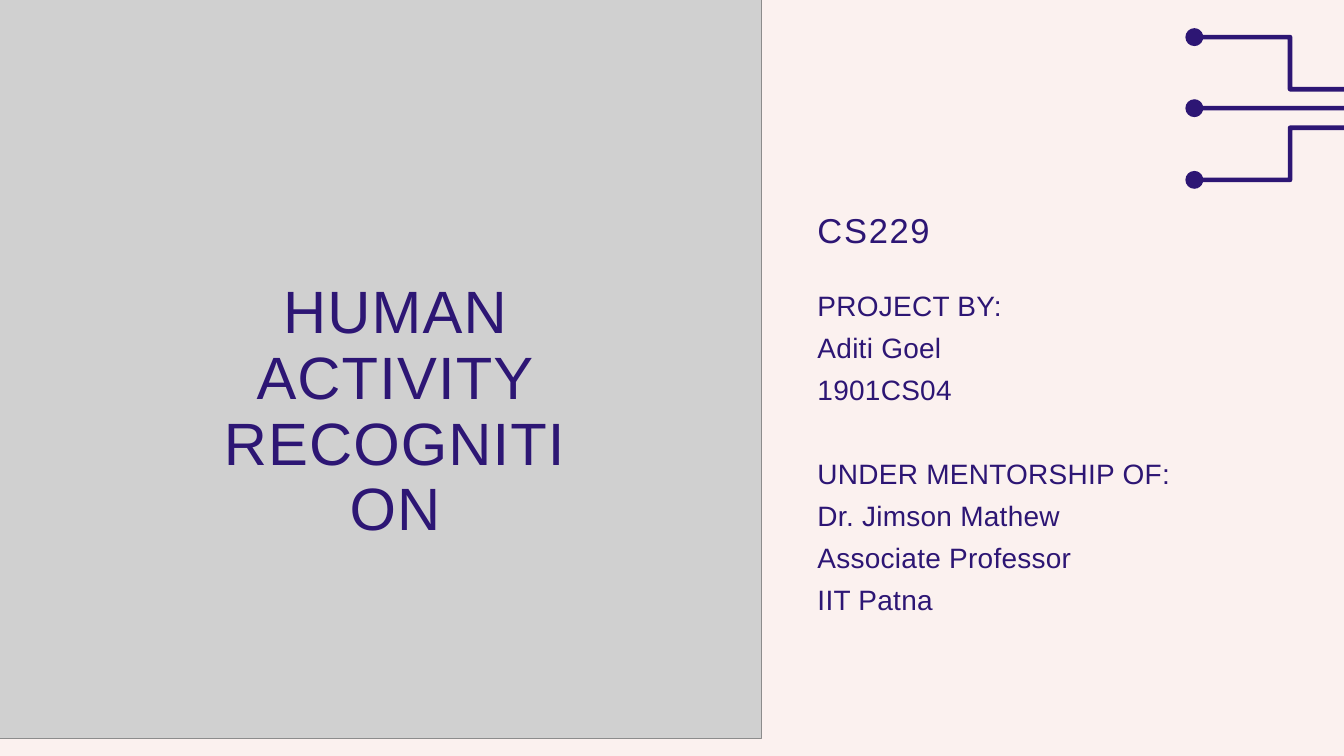
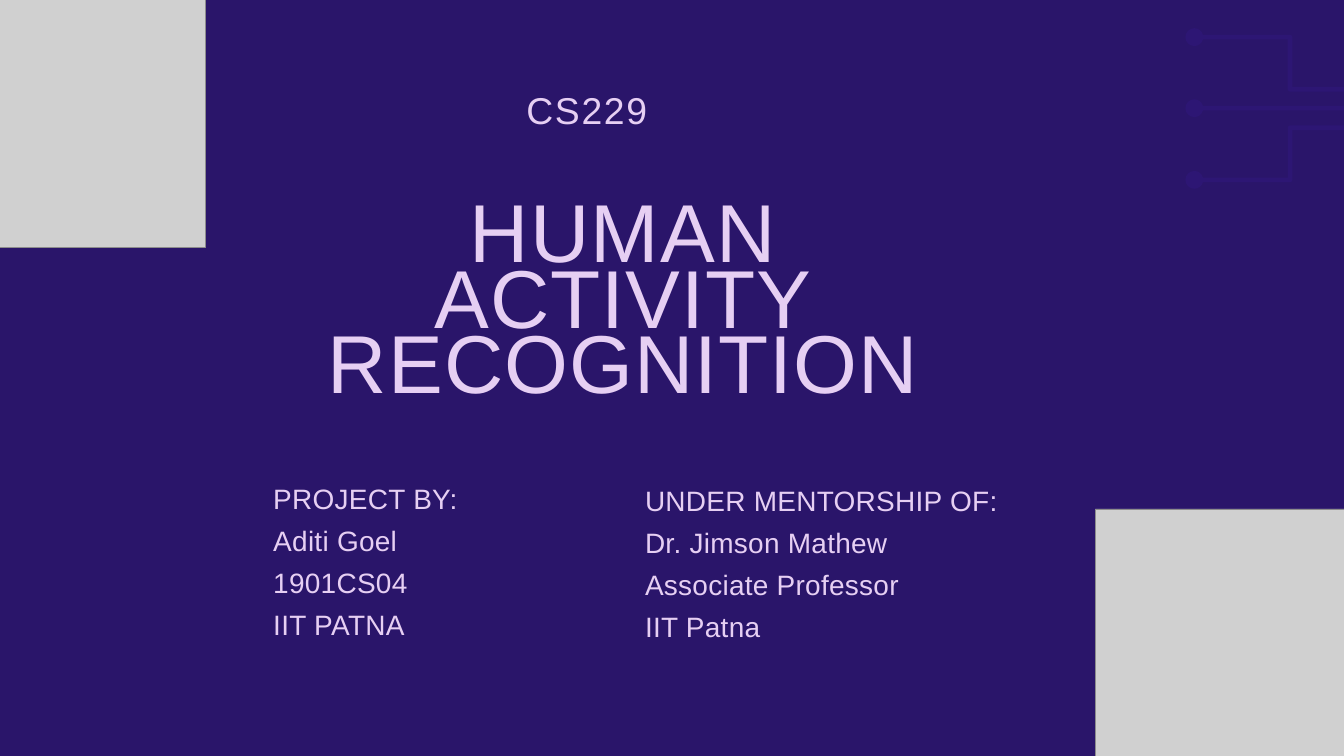
Before and after one commit to aditi17goel/ActivityRecognition, a slide deck: slide 1 of HAR.pptx. Drawn at 1344x756 pixels with LibreOffice and Linux fonts; fonts in the diff are those of the drawing; grey boxes stand for pictures. Boxes give left, top, right and bottom in pixels: in the first picture for what was removed or moved away, otherwise in the second. Text is boxed around its words. In the diff, an @@ line names an element or a change of style, - is before the commit and + after.

Commit message:
presentation upd

```diff
--- a/HAR.pptx
+++ b/HAR.pptx
@@ background #FBF1EF to #2A156A @@
@@ picture removed at (x1=0, y1=0, x2=761, y2=738) @@
@@ picture added at (x1=0, y1=0, x2=206, y2=247) @@
@@ text "CS229" moved from (x1=817, y1=219, x2=929, y2=244) to (x1=526, y1=98, x2=647, y2=125) @@
@@ text "CS229" at (x1=526, y1=98, x2=647, y2=125): size 37 to 40 pt, text colour #2D1674 to #E6CFF3 @@
@@ text "HUMAN ACTIVITY" moved from (x1=257, y1=292, x2=534, y2=400) to (x1=328, y1=205, x2=918, y2=394) @@
@@ text at (x1=435, y1=205, x2=812, y2=343): text changed; size 64 to 88 pt; text colour #2D1674 to #E6CFF3 @@
-HUMAN
-ACTIVITY
+HUMAN ACTIVITY
@@ text at (x1=328, y1=335, x2=918, y2=394): size 64 to 88 pt, text colour #2D1674 to #E6CFF3 in "RECOGNITION" @@
@@ text "PROJECT BY:" moved from (x1=817, y1=296, x2=1170, y2=611) to (x1=273, y1=489, x2=457, y2=635) @@
@@ text at (x1=273, y1=489, x2=457, y2=594): text colour #2D1674 to #E6CFF3 in "PROJECT BY:", "Aditi Goel", "1901CS04" @@
@@ text added at (x1=645, y1=491, x2=997, y2=638), 30 pt, text #E6CFF3 @@
+UNDER MENTORSHIP OF:
+Dr. Jimson Mathew
+Associate Professor
+IIT Patna
@@ picture added at (x1=1095, y1=509, x2=1344, y2=756) @@
@@ text at (x1=273, y1=615, x2=404, y2=635): text changed; text colour #2D1674 to #E6CFF3 @@
-UNDER MENTORSHIP OF:
-Dr. Jimson Mathew
-Associate Professor
-IIT Patna
+IIT PATNA
```
